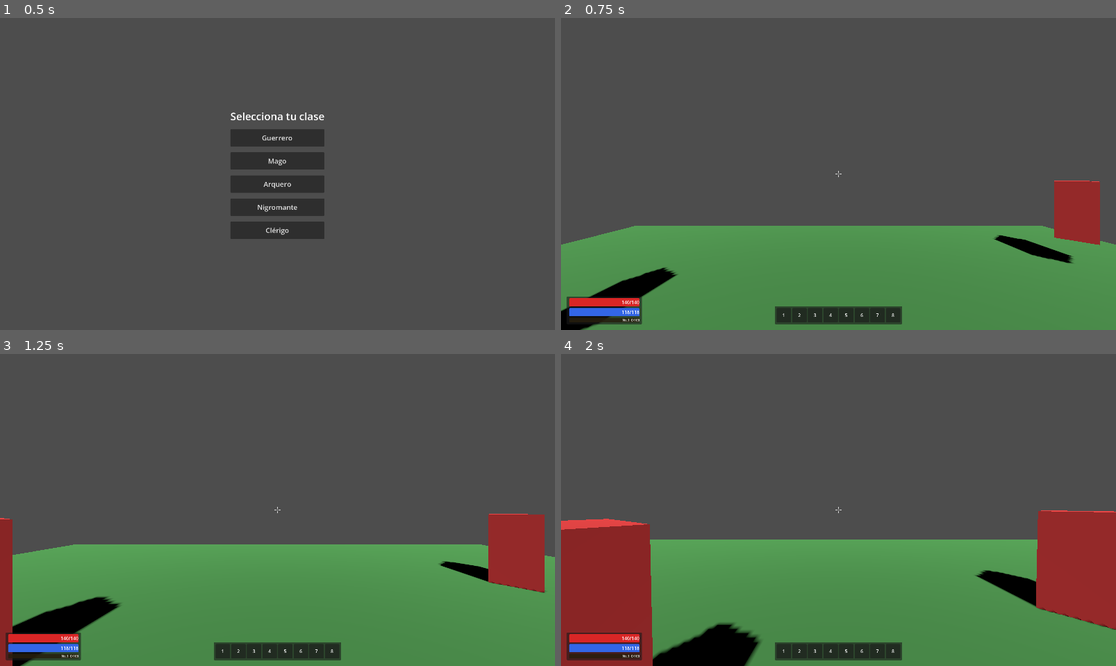
Above: before the commit, frames 1-4 (two rows, left to right).
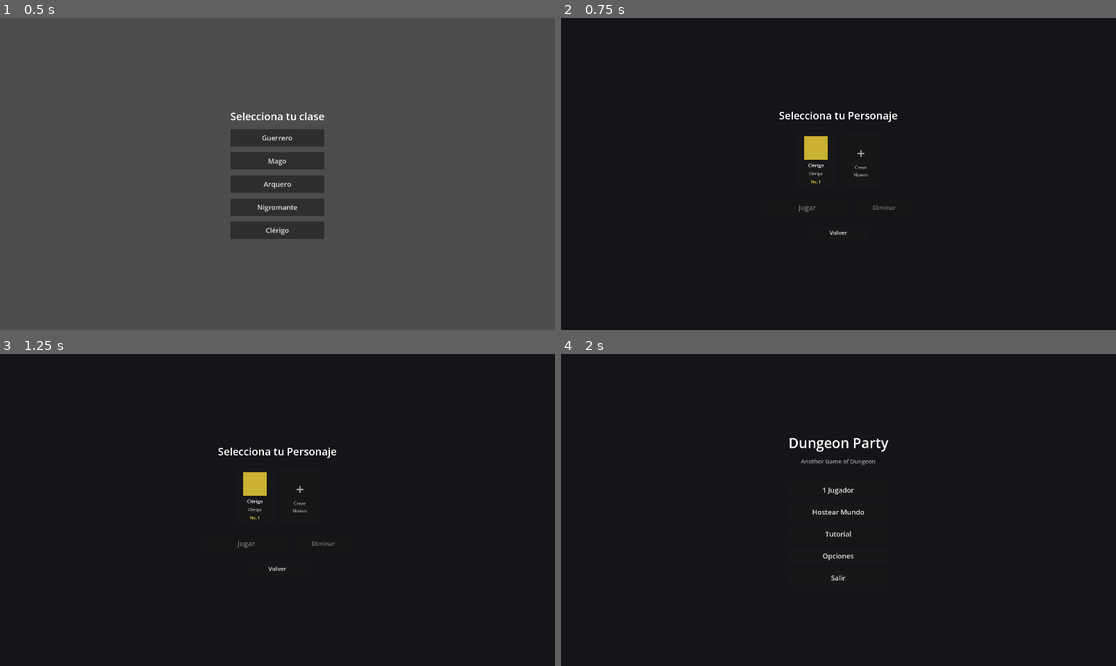
Above: after the commit, the same moments.

Repository: Jouyancito/another-game-of-dungeon
Game: Godot game, scene res://scenes/ui/class_selector.tscn
Same seed, same stepped clock (60 frames per second), same inputs: the game is played once before the commit and once after it. This scene is started directly instead of the project's main scene.
Inputs (mouse positions are in pixels of both pictures, inside the frame that each line leads up to):
- Up to frame 1 (0.5 s): no input
- Up to frame 2 (0.75 s): click "Clérigo" at 0.5 s
- Up to frame 3 (1.25 s): no input
- Up to frame 4 (2 s): click (838, 569) at 1.25 s, where only the run after the commit has a clickable "Volver"

Frame 1 is identical in both runs. In frame 2, 99% of the frame differs, in the area x 0-100%, y 0-100%; in frame 3, 99%; in frame 4, 99%.

Commit message:
fix: UI/save bugs — await guards, atomic write, accent fix, delete confirm, max chars

Diff:
--- a/game/scenes/ui/character_select.gd
+++ b/game/scenes/ui/character_select.gd
@@ -5,10 +5,13 @@
 	"Mago": Color(0.3, 0.3, 0.8, 1.0),
 	"Arquero": Color(0.2, 0.6, 0.3, 1.0),
 	"Nigromante": Color(0.4, 0.1, 0.5, 1.0),
-	"Clerigo": Color(0.8, 0.7, 0.2, 1.0),
+	"Clérigo": Color(0.8, 0.7, 0.2, 1.0),
 }
 
+const MAX_CHARACTERS: int = 6
+
 var selected_index: int = -1
+var _delete_pending: bool = false
 
 
 func _ready() -> void:
@@ -20,6 +23,7 @@
 
 func _refresh_characters() -> void:
 	selected_index = -1
+	_delete_pending = false
 	_update_buttons()
 
 	var container: HBoxContainer = $CenterContainer/VBoxContainer/CardContainer
@@ -31,8 +35,9 @@
 		var card := _create_character_card(character, i)
 		container.add_child(card)
 
-	var create_card := _create_new_card()
-	container.add_child(create_card)
+	if SaveManager.get_character_count() < MAX_CHARACTERS:
+		var create_card := _create_new_card()
+		container.add_child(create_card)
 
 
 func _create_character_card(character: Dictionary, index: int) -> PanelContainer:
@@ -40,7 +45,7 @@
 	panel.custom_minimum_size = Vector2(140, 200)
 
 	var vbox := VBoxContainer.new()
-	vbox.theme_override_constants_separation = 8
+	vbox.add_theme_constant_override("separation", 8)
 	vbox.alignment = BoxContainer.ALIGNMENT_CENTER
 	panel.add_child(vbox)
 
@@ -54,21 +59,21 @@
 	var name_label := Label.new()
 	name_label.text = character.get("name", "???")
 	name_label.horizontal_alignment = HORIZONTAL_ALIGNMENT_CENTER
-	name_label.theme_override_font_sizes_font_size = 16
+	name_label.add_theme_font_size_override("font_size", 16)
 	name_label.autowrap_mode = TextServer.AUTOWRAP_WORD_SMART
 	vbox.add_child(name_label)
 
 	var class_label := Label.new()
 	class_label.text = character.get("class_name", "")
 	class_label.horizontal_alignment = HORIZONTAL_ALIGNMENT_CENTER
-	class_label.theme_override_font_sizes_font_size = 14
+	class_label.add_theme_font_size_override("font_size", 14)
 	class_label.modulate = Color(1.0, 1.0, 1.0, 0.7)
 	vbox.add_child(class_label)
 
 	var level_label := Label.new()
 	level_label.text = "Nv. %d" % character.get("level", 1)
 	level_label.horizontal_alignment = HORIZONTAL_ALIGNMENT_CENTER
-	level_label.theme_override_font_sizes_font_size = 14
+	level_label.add_theme_font_size_override("font_size", 14)
 	level_label.modulate = Color(1.0, 0.85, 0.3, 1.0)
 	vbox.add_child(level_label)
 
@@ -91,16 +96,18 @@
 	var plus_label := Label.new()
 	plus_label.text = "+"
 	plus_label.horizontal_alignment = HORIZONTAL_ALIGNMENT_CENTER
-	plus_label.theme_override_font_sizes_font_size = 48
+	plus_label.add_theme_font_size_override("font_size", 48)
 	plus_label.modulate = Color(1.0, 1.0, 1.0, 0.6)
 	vbox.add_child(plus_label)
 
 	var text_label := Label.new()
 	text_label.text = "Crear\nNuevo"
 	text_label.horizontal_alignment = HORIZONTAL_ALIGNMENT_CENTER
-	text_label.theme_override_font_sizes_font_size = 16
+	text_label.add_theme_font_size_override("font_size", 16)
 	text_label.modulate = Color(1.0, 1.0, 1.0, 0.6)
 	vbox.add_child(text_label)
+
+	panel.set_meta("is_new_card", true)
 
 	panel.gui_input.connect(func(event: InputEvent) -> void:
 		if event is InputEventMouseButton and event.button_index == MOUSE_BUTTON_LEFT and event.pressed:
@@ -112,6 +119,8 @@
 
 func _select_card(index: int) -> void:
 	selected_index = index
+	_delete_pending = false
+	$CenterContainer/VBoxContainer/ActionRow/BtnEliminar.text = "Eliminar"
 	_update_buttons()
 	_highlight_selected()
 
@@ -122,8 +131,10 @@
 		var card = container.get_child(i)
 		if not card is PanelContainer:
 			continue
+		if card.get_meta("is_new_card", false):
+			continue
 		if i == selected_index:
-			card.modulate = Color(1.2, 1.2, 0.6, 1.0)
+			card.modulate = Color(1.0, 0.85, 0.3, 1.0)
 		else:
 			card.modulate = Color(1.0, 1.0, 1.0, 1.0)
 
@@ -138,6 +149,8 @@
 	if selected_index < 0:
 		return
 	var character: Dictionary = SaveManager.get_character(selected_index)
+	if character.is_empty() or character.get("class_scene", "") == "":
+		return
 	GameManager.selected_class_scene = character.get("class_scene", "")
 	GameManager.selected_character_index = selected_index
 	get_tree().change_scene_to_file("res://scenes/main/main.tscn")
@@ -146,6 +159,12 @@
 func _on_btn_eliminar_pressed() -> void:
 	if selected_index < 0:
 		return
+	if not _delete_pending:
+		_delete_pending = true
+		$CenterContainer/VBoxContainer/ActionRow/BtnEliminar.text = "Confirmar?"
+		return
+	_delete_pending = false
+	$CenterContainer/VBoxContainer/ActionRow/BtnEliminar.text = "Eliminar"
 	SaveManager.delete_character(selected_index)
 	_refresh_characters()
 
--- a/game/scenes/ui/character_select.tscn
+++ b/game/scenes/ui/character_select.tscn
@@ -43,6 +43,7 @@
 [node name="BtnEliminar" type="Button" parent="CenterContainer/VBoxContainer/ActionRow"]
 custom_minimum_size = Vector2(200, 60)
 text = "Eliminar"
+disabled = true
 theme_override_font_sizes/font_size = 20
 
 [node name="BtnVolver" type="Button" parent="CenterContainer/VBoxContainer"]
--- a/game/scenes/ui/class_selector.gd
+++ b/game/scenes/ui/class_selector.gd
@@ -17,9 +17,9 @@
 		"scene": "res://scenes/player/necromancer.tscn",
 		"display": "Nigromante",
 	},
-	"Clerigo": {
+	"Clérigo": {
 		"scene": "res://scenes/player/cleric.tscn",
-		"display": "Clerigo",
+		"display": "Clérigo",
 	},
 }
 
@@ -29,7 +29,19 @@
 	$CenterContainer/VBoxContainer/BtnMago.pressed.connect(func() -> void: _select_class("Mago"))
 	$CenterContainer/VBoxContainer/BtnArquero.pressed.connect(func() -> void: _select_class("Arquero"))
 	$CenterContainer/VBoxContainer/BtnNigromante.pressed.connect(func() -> void: _select_class("Nigromante"))
-	$CenterContainer/VBoxContainer/BtnClerigo.pressed.connect(func() -> void: _select_class("Clerigo"))
+	$CenterContainer/VBoxContainer/BtnClerigo.pressed.connect(func() -> void: _select_class("Clérigo"))
+
+
+func _unique_character_name(display_name: String) -> String:
+	var existing: Array = []
+	for i in range(SaveManager.get_character_count()):
+		existing.append(SaveManager.get_character(i).get("name", ""))
+	var candidate := display_name
+	var n := 1
+	while candidate in existing:
+		n += 1
+		candidate = "%s #%d" % [display_name, n]
+	return candidate
 
 
 func _select_class(class_key: String) -> void:
@@ -37,8 +49,7 @@
 	var scene_path: String = data["scene"]
 	var display_name: String = data["display"]
 
-	var count: int = SaveManager.get_character_count()
-	var char_name: String = "%s #%d" % [display_name, count + 1]
+	var char_name: String = _unique_character_name(display_name)
 
 	SaveManager.create_character(char_name, scene_path, class_key)
 
@@ -46,4 +57,4 @@
 	GameManager.selected_character_index = new_index
 	GameManager.selected_class_scene = scene_path
 
-	get_tree().change_scene_to_file("res://scenes/main/main.tscn")
+	get_tree().change_scene_to_file("res://scenes/ui/character_select.tscn")
--- a/game/scenes/ui/main_menu.gd
+++ b/game/scenes/ui/main_menu.gd
@@ -33,4 +33,6 @@
 	var label: Label = $CenterContainer/VBoxContainer/StatusLabel
 	label.visible = true
 	await get_tree().create_timer(2.0).timeout
+	if not is_instance_valid(self):
+		return
 	label.visible = false
--- a/game/scripts/save_manager.gd
+++ b/game/scripts/save_manager.gd
@@ -1,6 +1,7 @@
 extends Node
 
 const SAVE_PATH = "user://characters.json"
+const SAVE_PATH_TMP = "user://characters.json.tmp"
 
 var characters: Array = []
 
@@ -51,20 +52,28 @@
 
 	var parsed = json.get_data()
 	if parsed is Array:
-		characters = parsed
+		characters = parsed.filter(func(e): return e is Dictionary)
 	else:
 		push_warning("SaveManager: formato inesperado en el archivo de guardado.")
 		characters = []
 
 
 func save_characters() -> void:
-	var file := FileAccess.open(SAVE_PATH, FileAccess.WRITE)
+	var file := FileAccess.open(SAVE_PATH_TMP, FileAccess.WRITE)
 	if file == null:
-		push_error("SaveManager: no se pudo abrir el archivo para guardar.")
+		push_error("SaveManager: no se pudo abrir el archivo temporal para guardar.")
 		return
 
 	file.store_string(JSON.stringify(characters, "\t"))
 	file.close()
+
+	var dir := DirAccess.open("user://")
+	if dir == null:
+		push_error("SaveManager: no se pudo acceder al directorio de guardado.")
+		return
+	var err := dir.rename(SAVE_PATH_TMP, SAVE_PATH)
+	if err != OK:
+		push_error("SaveManager: no se pudo renombrar el archivo temporal. Error: %d" % err)
 
 
 func create_character(char_name: String, class_scene: String, class_display_name: String) -> int:
